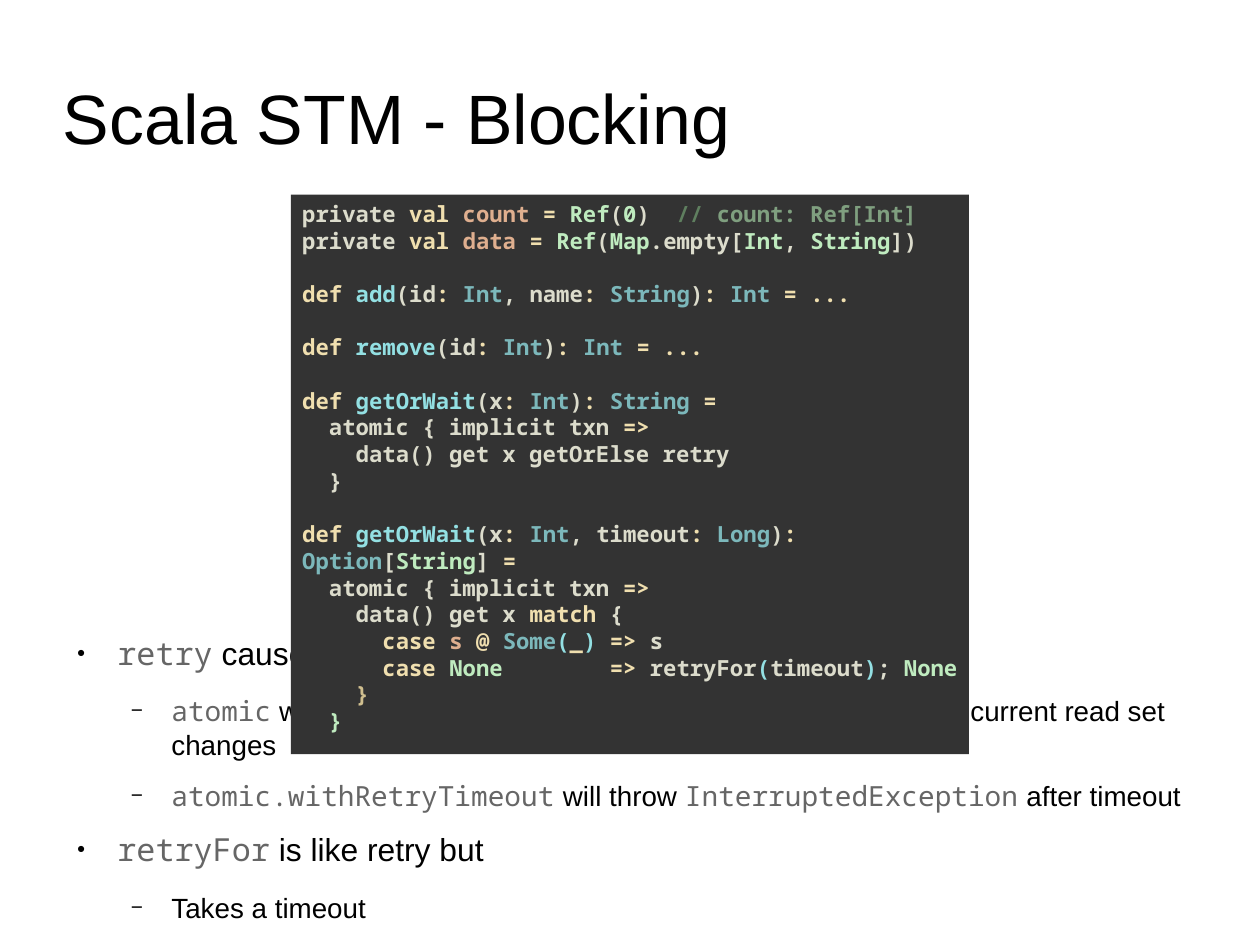
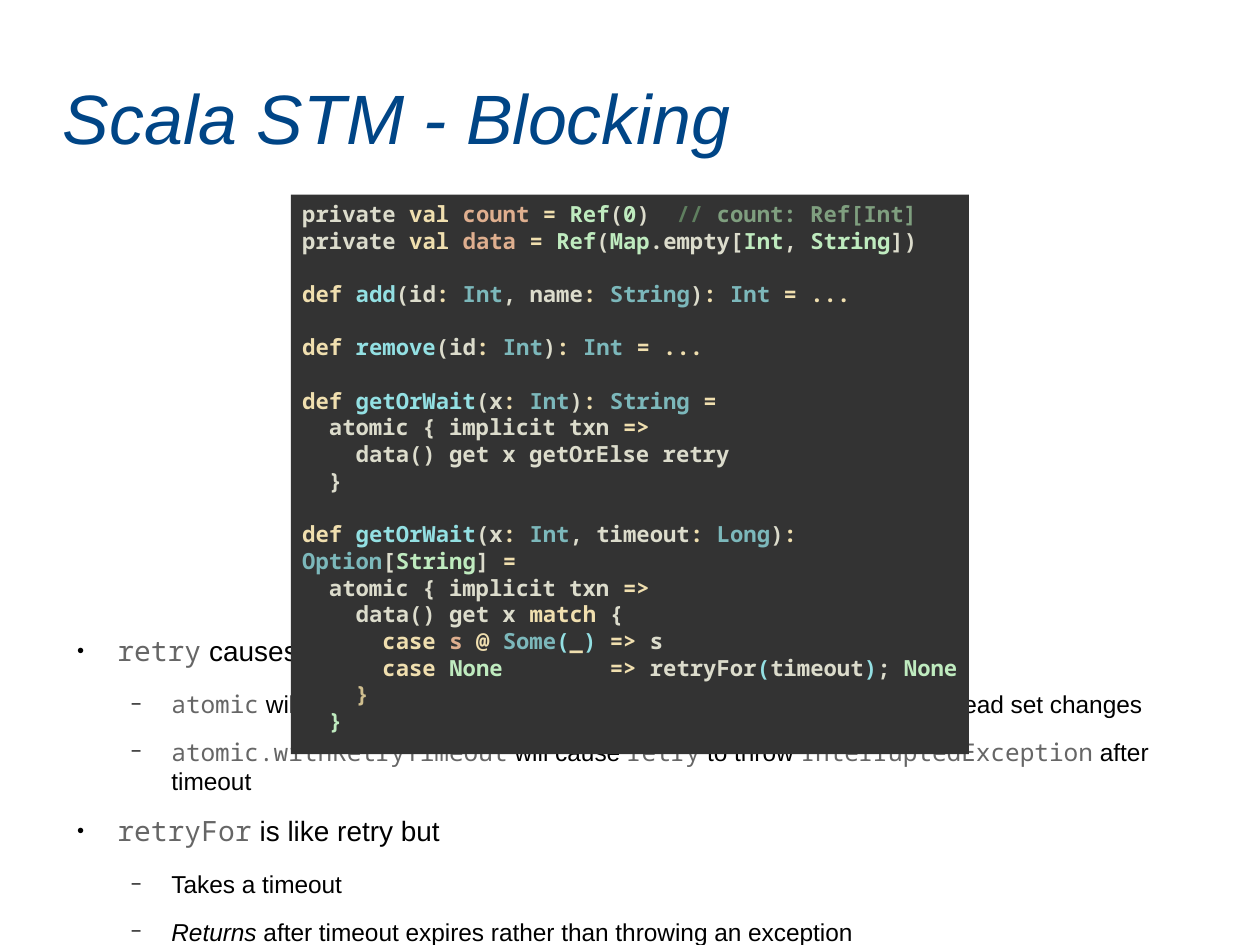
Before and after one commit to marcsaegesser/STMPresentation, a slide deck: slide 23 of slides/STMPresentation.odp. Drawn at 1260x945 pixels with LibreOffice and Linux fonts; fonts in the diff are those of the drawing. Boxes give left, top, right and bottom in pixels: in the first picture for what was removed or moved away, otherwise in the second. Text is boxed around its words. In the diff, an @@ line names an element or a change of style, - is before the commit and + after.

```diff
--- a/slides/STMPresentation.odp
+++ b/slides/STMPresentation.odp
@@ title "Scala STM - Blocking" at box(63, 93, 730, 157): text colour #000000 to #004586, italic on @@
@@ text at box(117, 636, 1142, 945): size 20 to 17.6 pt in "retry causes atomic to rewind and block", "retryFor is like retry but"; font Arial to Noto Sans Mono, text colour #000000 to #666666 in "atomic"; italic on in "block"; size 17.5 to 15.4 pt in "atomic will block and automatically restart when ...", "Takes a timeout", "Returns after timeout expires rather than throwing ..." @@
@@ text at box(171, 738, 1149, 791): text changed; size 17.5 to 15.4 pt @@
-  − atomic.withRetryTimeout will throw InterruptedException after timeout
+  − atomic.withRetryTimeout will cause retry to throw InterruptedException after timeout
```
Also in this commit, not shown: 28 other slides changed, 7 other files.
